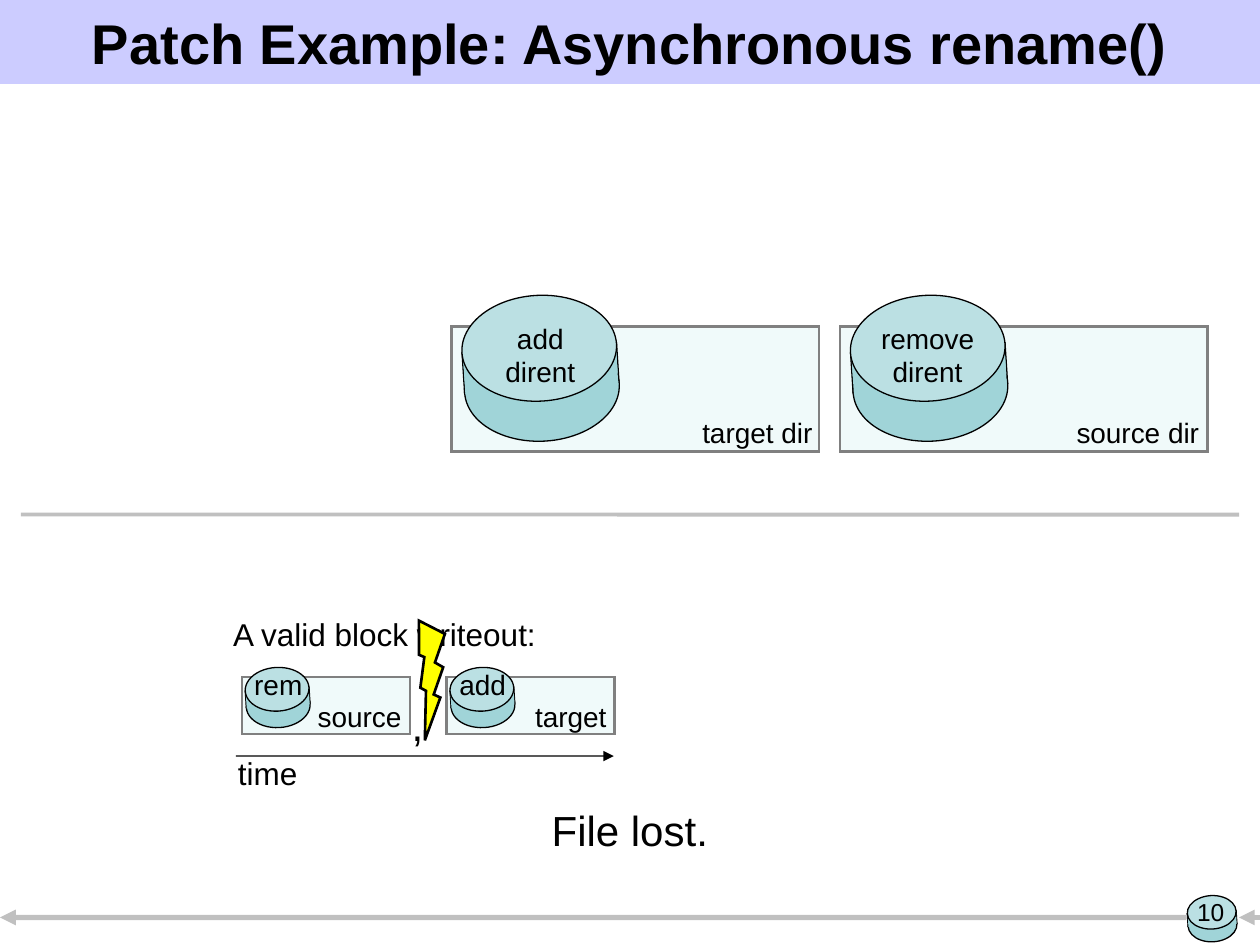
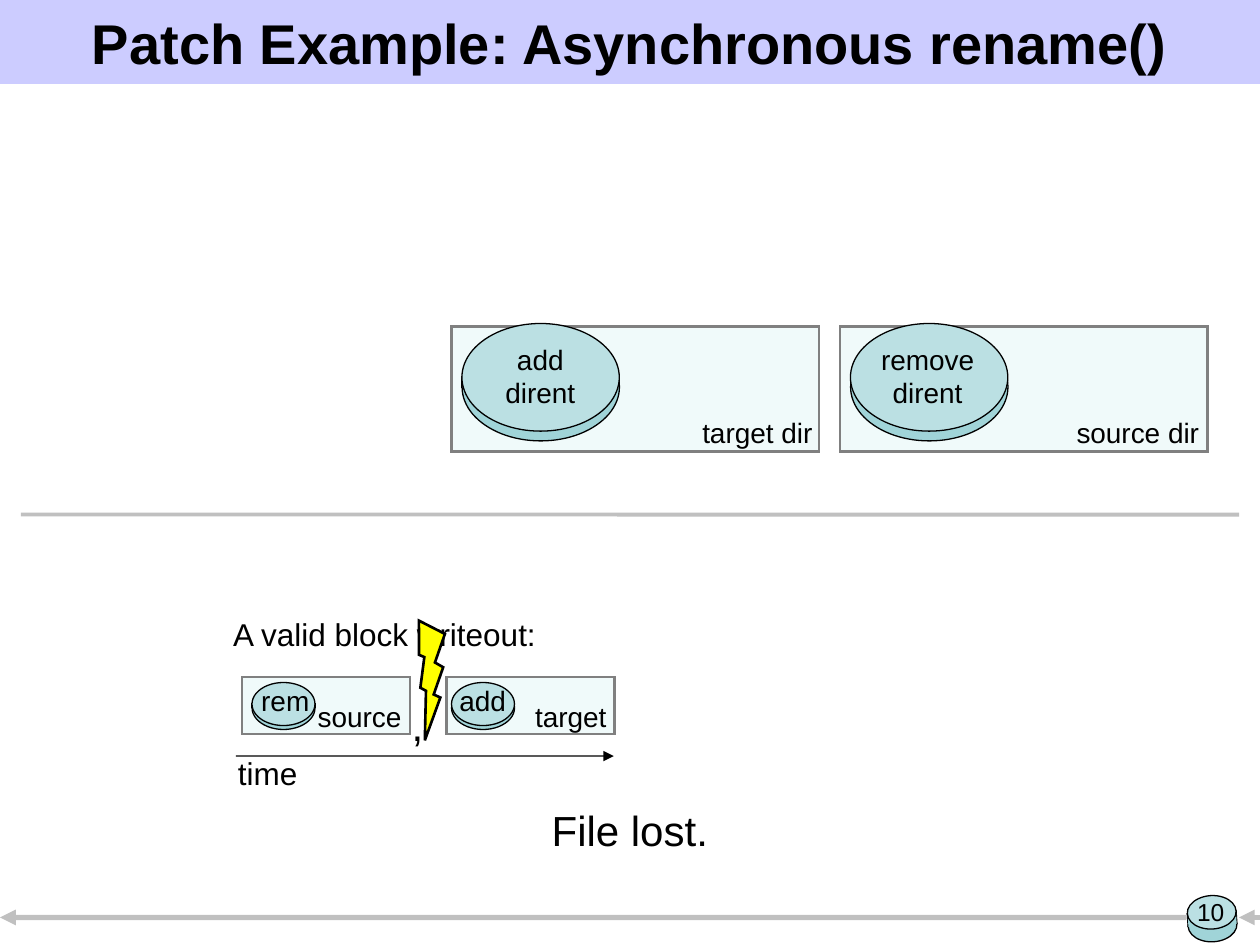
Before and after one commit to ucla-readable/fstitch-doc, a slide deck: slide 10 of sosp/pres.ppt. Drawn at 1260x945 pixels with LibreOffice and Linux fonts; fonts in the diff are those of the drawing. Boxes give left, top, right and bottom in pixels: in the first picture for what was removed or moved away, otherwise in the second. Text is boxed around its words. In the diff, an @@ line names an element or a change of style, - is before the commit and + after.

Commit message:
Use less disk like patch figures (not as tall) and that are aspect-correct. Updating every patch was not exciting.

```diff
--- a/sosp/pres.ppt
+++ b/sosp/pres.ppt
@@ text "add": place and size @@
-text "add" at (505,328,575,383)
+text "add" at (505,349,575,404)
@@ text "remove": place and size @@
-text "remove" at (881,334,974,383)
+text "remove" at (881,355,974,404)
@@ text "rem": place and size @@
-text "rem" at (254,674,302,696)
+text "rem" at (261,689,309,712)
@@ text "add": place and size @@
-text "add" at (459,674,506,696)
+text "add" at (459,689,506,712)
@@ rotation 356 to 0 degrees in 16 elements at (462,334,620,441), (850,334,1008,441), (451,687,514,730), (252,687,315,730), (451,683,514,726), (252,683,315,726), (462,324,620,431), (850,324,1008,431), (462,373,619,387), (852,373,1008,387), (452,702,514,707), (252,702,314,707), (462,377,620,387), (850,377,1008,387), (451,704,514,708), (252,704,315,708) @@
```
Also in this commit, not shown: 17 other slides changed, 1 slide added, 2 slides removed.
